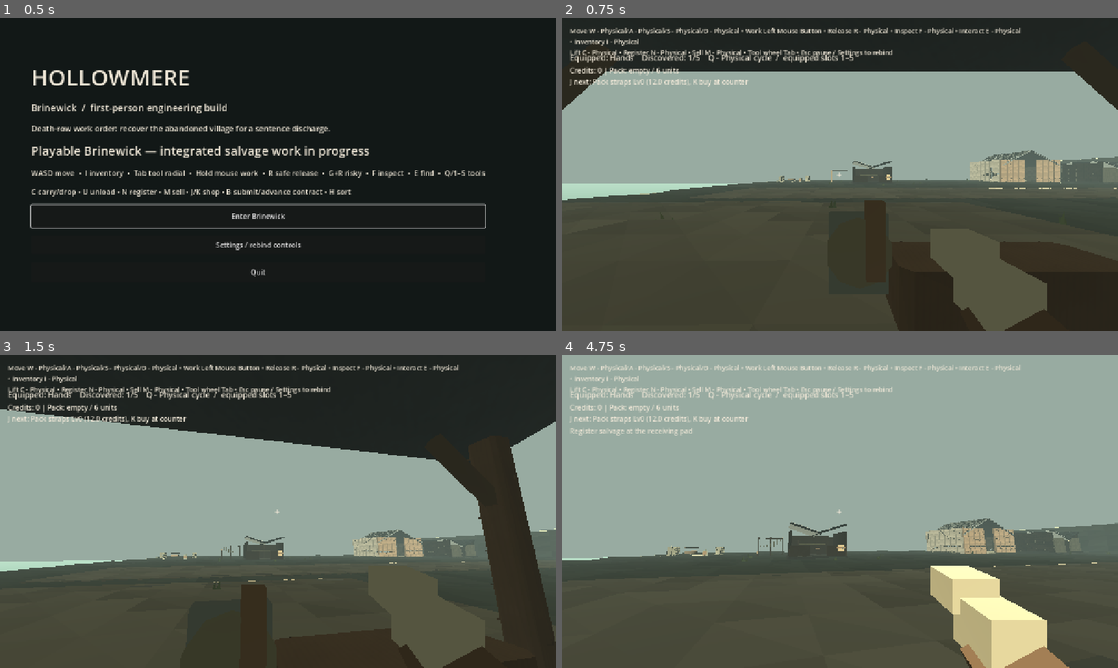
Above: before the commit, frames 1-4 (two rows, left to right).
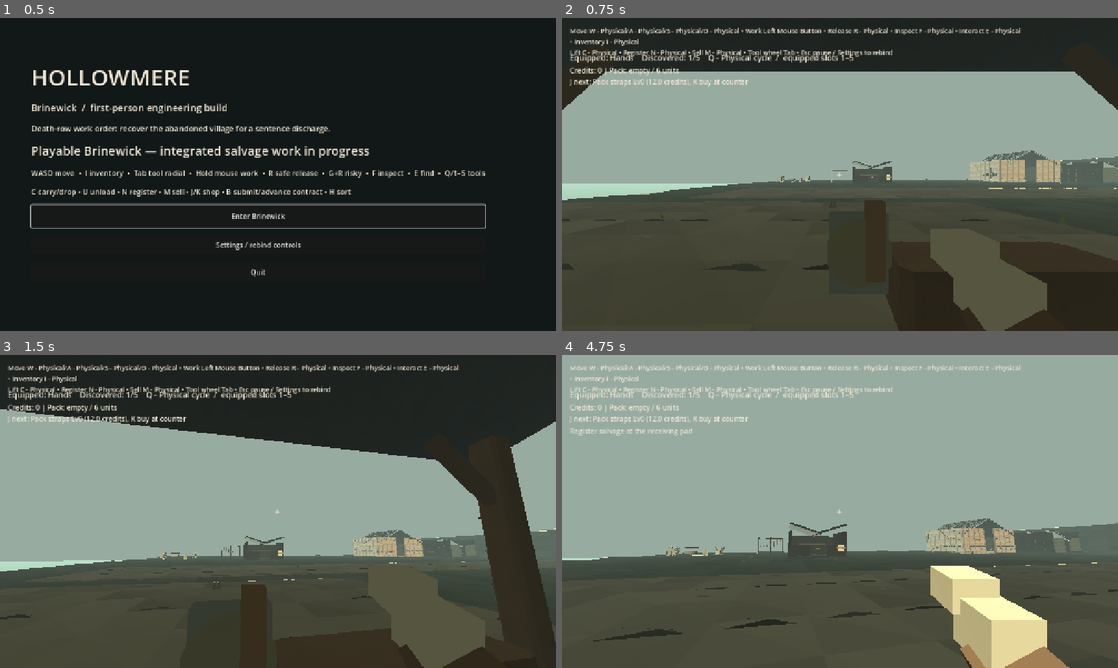
Above: after the commit, the same moments.

Repository: squwillsmith-ship-it/Hollowmere-0.2
Game: Godot game, scene res://scenes/main.tscn
Two runs of this game, one before a commit and one after it. Both use one fixed random seed, a clock stepped at 60 frames per second and the inputs below.
Inputs (mouse positions are in pixels of both pictures, inside the frame that each line leads up to):
- Up to frame 1 (0.5 s): no input
- Up to frame 2 (0.75 s): click "Enter Brinewick" at 0.5 s
- Up to frame 3 (1.5 s): tap Enter at 1.25 s; move the mouse to (305, 511) at 1.27 s; hold W (hm_forward) from 1.28 s (still down); hold E (hm_find_tool) from 1.28 s (still down); click (305, 511) at 1.42 s
- Up to frame 4 (4.75 s): keep holding W (hm_forward); tap Space (hm_jump) at 1.52, 2.27, 3.77, 4.52 s; move the mouse to (812, 511) at 2.02 s; release E (hm_find_tool) at 2.03 s; tap F (hm_inspect) at 2.1 s; move the mouse to (851, 505) at 2.77 s; hold C (hm_lift_place) 2.78-3.53 s; move the mouse to (834, 517) at 3.52 s; tap H (hm_process) at 3.6 s; click (834, 517) at 3.67 s; move the mouse to (878, 514) at 4.27 s; hold N (hm_register) from 4.28 s (still down)

Frame 1 is identical in both runs. In frame 2, 0.1% of the frame differs, in the area x 0-77%, y 64-81%; in frame 3, 0.1%; in frame 4, 0.6%, in the area x 5-100%, y 69-92%.

Commit message:
fix: assign stable CollisionShape3D names for existing road slabs

Diff:
--- a/game/scripts/world/hm_brinewick_blockout.gd
+++ b/game/scripts/world/hm_brinewick_blockout.gd
@@ -238,6 +238,7 @@
 	mesh.material_override = material
 	solid.add_child(mesh)
 	var shape := CollisionShape3D.new()
+	shape.name = "CollisionShape3D"
 	var cuboid := BoxShape3D.new()
 	cuboid.size = size
 	shape.shape = cuboid
